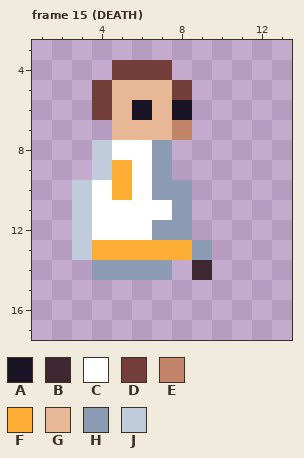
File history of a pixel-art file, assets/art/units/enemy/priest/priest_elite.aseprite. The picture above is the old version.
18x18 pixels, 18 frames. Shown: frame 15 (DEATH): x 1..13, y 3..17. The old version is drawn lined up with the new one. The commit also changed other frames, which this record leaves out.
Palette (. is transparent): A #181425  B #3e2731  C #ffffff  D #733e39  E #c28569  F #feae34  G #e8b796  H #8b9bb4  J #c0cbdc
Pixels before, frame 15 (DEATH), first column x 3:
 4 ..DDD..
 5 .DGGGD.
 6 .DGAGA.
 7 ..GGGE.
 8 .JCCH..
 9 .JFCH..
10 JCFCHH.
11 JCCCCH.
12 JCCCHH.
13 JFFFFFH
14 .HHHH.B
After:
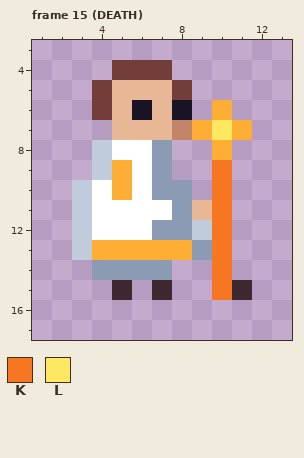
Colours new in this view: K #f77622  L #fee761
Difference:
whole drawing moved by -1,-1 (the old picture is shown already moved)
Frame 15 (DEATH):
Colour B is added in row 15 at x 5, 7 and 11.
Colour F is added in row 6 at x 10; in row 7 at x 9 and 11; in row 8 at x 10.
Colour G is added in row 11 at x 9.
Colour J is added in row 12 at x 9.
Colour K is added in rows 9 to 15 at x 10.
Colour L is added in row 7 at x 10.
Colour B is removed in row 14 at x 9.
Where, in picture pixels (left, top, right, bottom), the same in both pictures:
changed: (112, 100, 252, 300)
